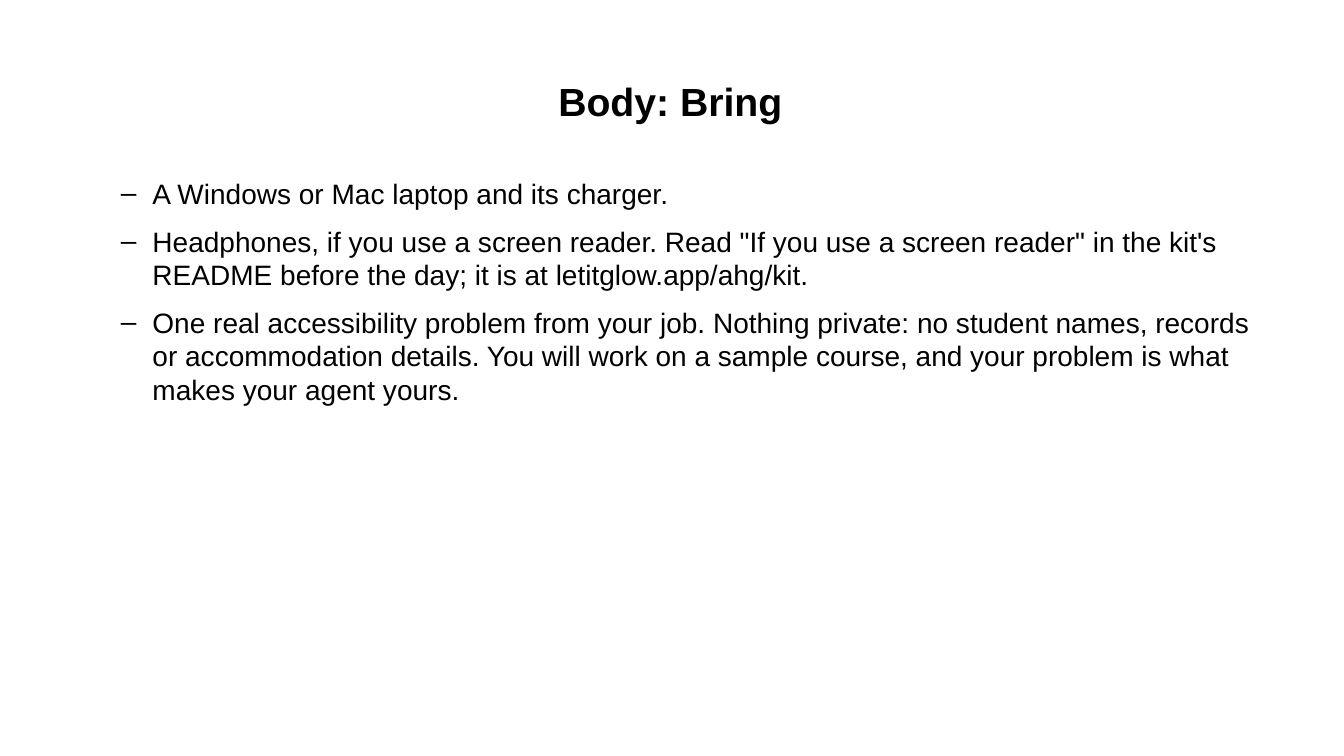
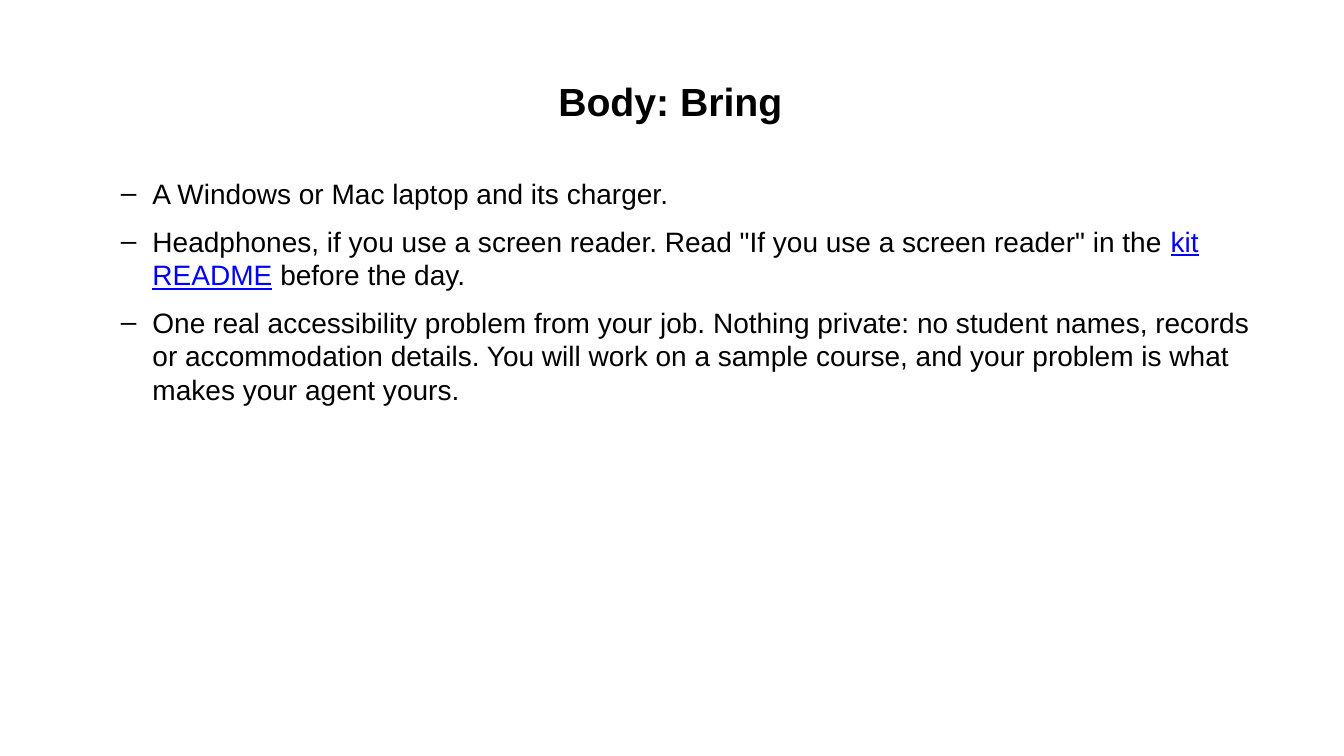
Before and after one commit to Community-Access/glow, a slide deck: slide 9 of docs/ahg-2026/pre-event-message.pptx (slide 8 before the commit). Drawn at 1344x756 pixels with LibreOffice and Linux fonts; fonts in the diff are those of the drawing. Boxes give left, top, right and bottom in pixels: in the first picture for what was removed or moved away, otherwise in the second. Text is boxed around its words. In the diff, an @@ line names an element or a change of style, - is before the commit and + after.

```diff
--- a/docs/ahg-2026/pre-event-message.pptx
+++ b/docs/ahg-2026/pre-event-message.pptx
@@ text at [152, 231, 1199, 290]: text changed @@
-  – Headphones, if you use a screen reader. Read "If you use a screen reader" in the kit's README before the day; it is at letitglow.app/ahg/kit.
+  – Headphones, if you use a screen reader. Read "If you use a screen reader" in the kit README before the day.
```
Also in this commit, not shown: 5 other slides changed, 4 slides added, 10 other files.
